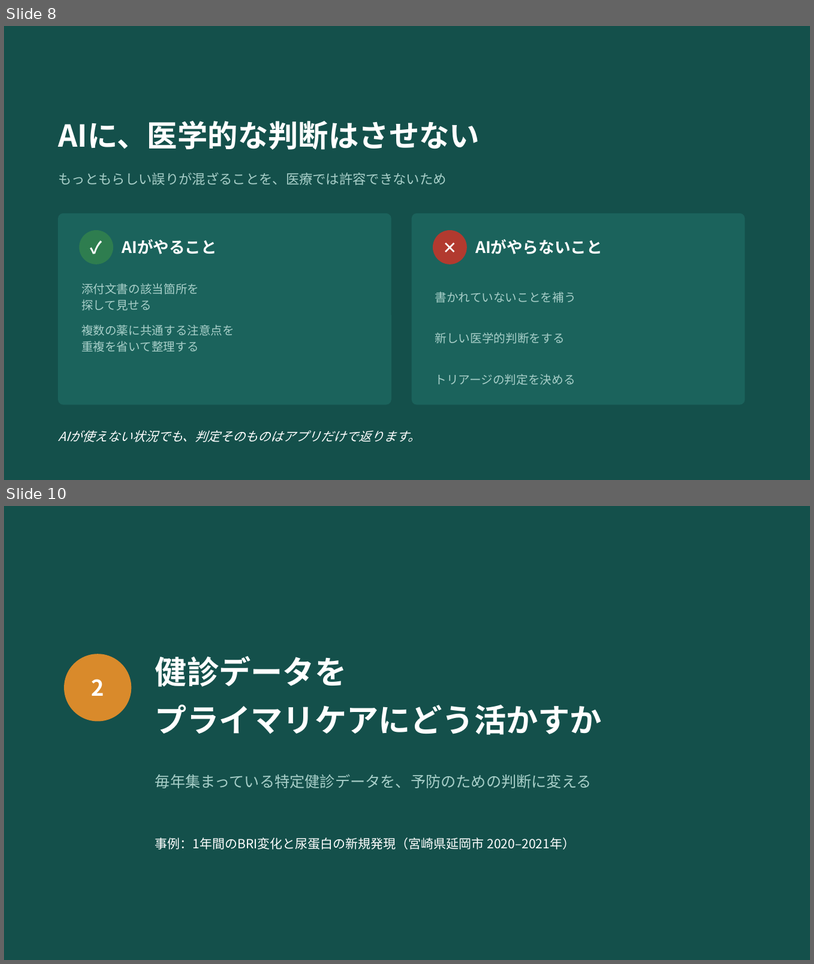
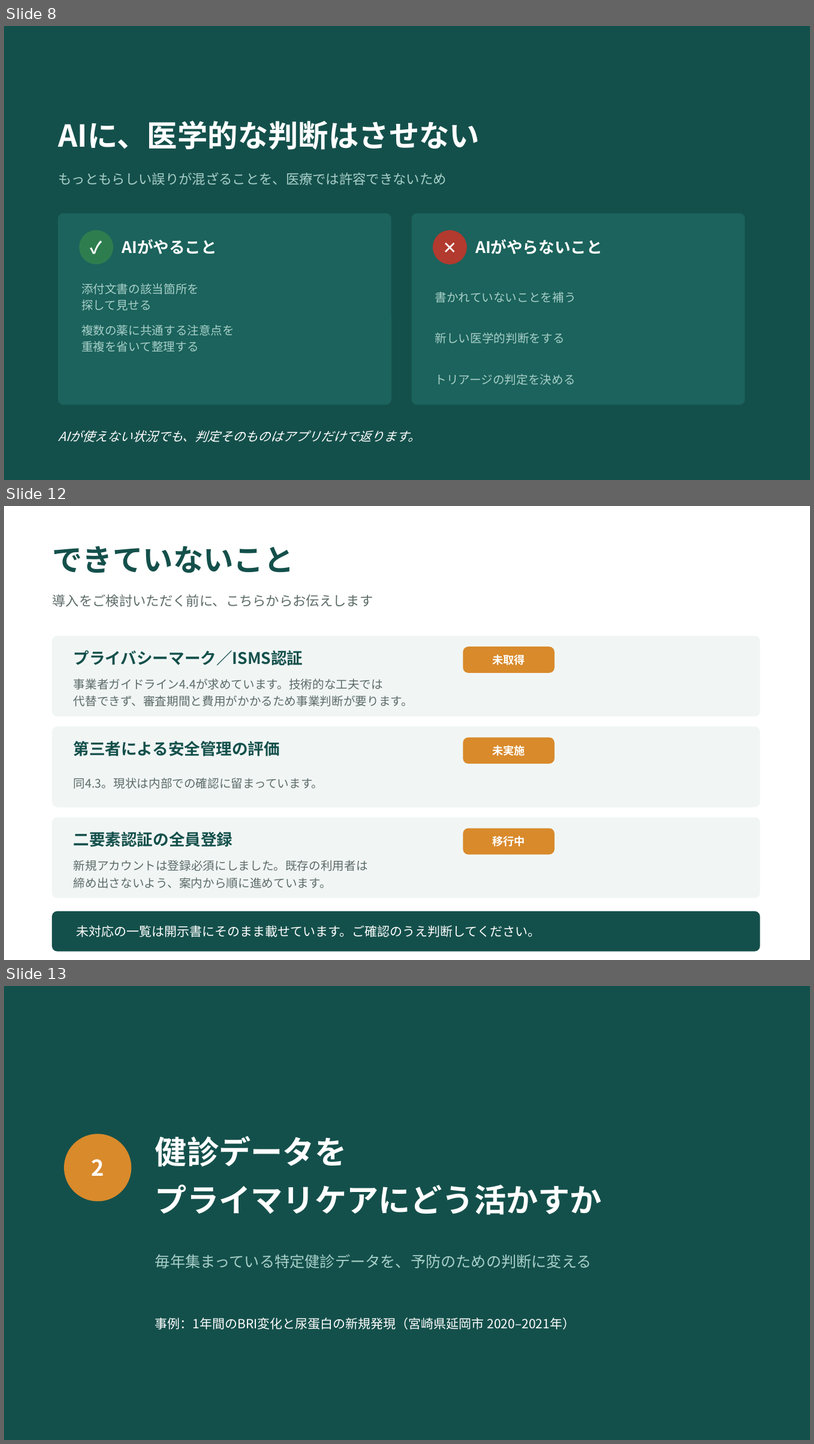
Before and after one commit to taisako082600-spec/pharmacare, a slide deck: PharmaCare_紹介資料.pptx. Shown one above the other, each under a label of ours: slides 8 and 10 before the commit, slides 8, 12 and 13 after it; the slides between them are not shown. The pictures are 814x964 and 814x1444 pixels, drawn with LibreOffice and Linux fonts; fonts in the diff are those of the drawing. Boxes give left, top, right and bottom in pixels: in the first picture for what was removed or moved away, otherwise in the second. Text is boxed around its words. In the diff, an @@ line names an element or a change of style, - is before the commit and + after.

```diff
--- a/PharmaCare_紹介資料.pptx
+++ b/PharmaCare_紹介資料.pptx
@@ slide 12 added at box(4, 506, 810, 960), background #FFFFFF @@
@@ text added at box(53, 546, 294, 573), 36 pt, text #14504B, bold @@
+できていないこと
@@ text added at box(53, 594, 374, 607), 16 pt, text #5C6B68 @@
+導入をご検討いただく前に、こちらからお伝えします
@@ rounded rectangle added at box(53, 636, 760, 716), fill #F1F6F5, outline #F1F6F5 1 pt @@
@@ rounded rectangle added at box(464, 647, 555, 672), fill #D98A2B, outline #D98A2B 1 pt @@
@@ text added at box(74, 650, 303, 666), 19 pt, text #14504B, bold @@
+プライバシーマーク／ISMS認証
@@ text added at box(492, 654, 525, 665), 13 pt, text #FFFFFF, bold @@
+未取得
@@ text added at box(74, 678, 413, 706), 14 pt, text #5C6B68 @@
+事業者ガイドライン4.4が求めています。技術的な工夫では
+代替できず、審査期間と費用がかかるため事業判断が要ります。
@@ rounded rectangle added at box(53, 727, 760, 807), fill #F1F6F5, outline #F1F6F5 1 pt @@
@@ rounded rectangle added at box(464, 738, 555, 763), fill #D98A2B, outline #D98A2B 1 pt @@
@@ text added at box(74, 741, 280, 756), 19 pt, text #14504B, bold @@
+第三者による安全管理の評価
@@ text added at box(492, 745, 525, 756), 13 pt, text #FFFFFF, bold @@
+未実施
@@ text added at box(74, 777, 324, 789), 14 pt, text #5C6B68 @@
+同4.3。現状は内部での確認に留まっています。
@@ rounded rectangle added at box(53, 817, 760, 897), fill #F1F6F5, outline #F1F6F5 1 pt @@
@@ rounded rectangle added at box(464, 828, 555, 854), fill #D98A2B, outline #D98A2B 1 pt @@
@@ text added at box(74, 831, 233, 847), 19 pt, text #14504B, bold @@
+二要素認証の全員登録
@@ text added at box(492, 835, 525, 846), 13 pt, text #FFFFFF, bold @@
+移行中
@@ text added at box(74, 859, 368, 888), 14 pt, text #5C6B68 @@
+新規アカウントは登録必須にしました。既存の利用者は
+締め出さないよう、案内から順に進めています。
@@ rounded rectangle added at box(53, 912, 760, 951), fill #14504B, outline #14504B 1 pt @@
@@ text added at box(77, 925, 540, 937), 15 pt, text #FFFFFF @@
+未対応の一覧は開示書にそのまま載せています。ご確認のうえ判断してください。
@@ what was slide 10 is now slide 13 @@
```
Also in this commit, not shown: 2 slides changed, 2 other slides added, 1 other file.
